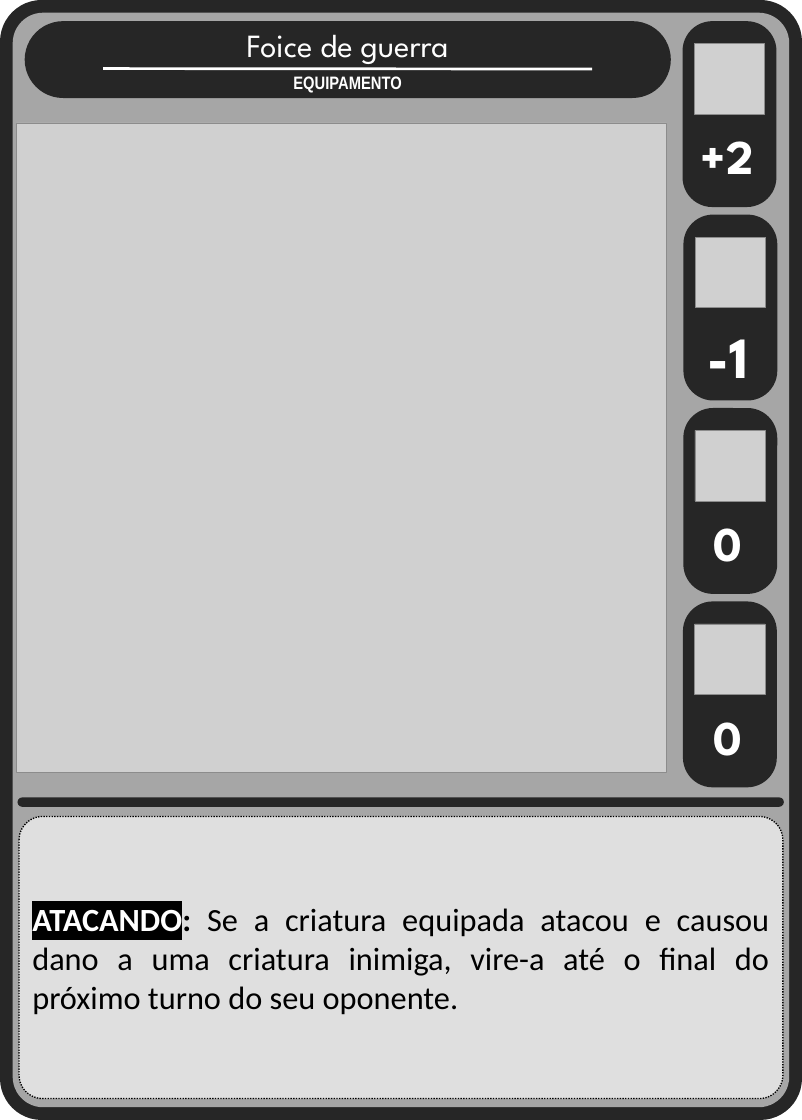
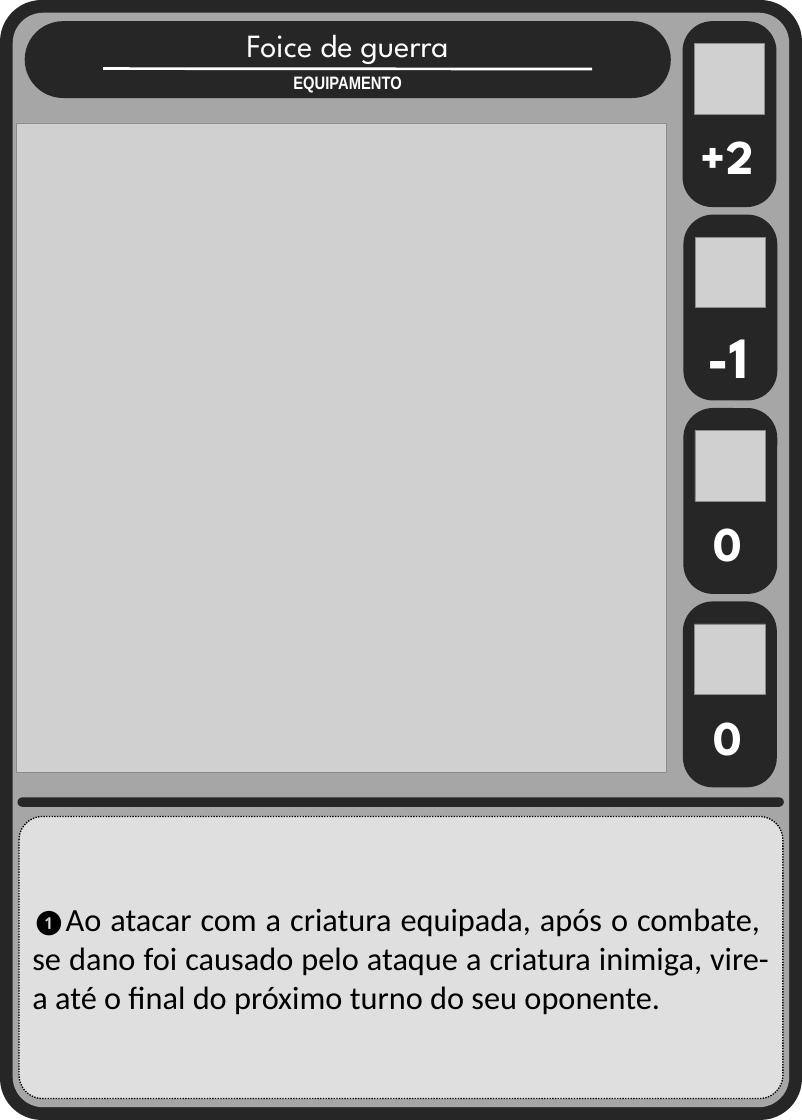
Before and after one commit to Aleyxom/Minimalist-Card-Game, a slide deck: slide 6 of slides tipos cartas/equipamentos.pptx. Drawn at 802x1120 pixels with LibreOffice and Linux fonts; fonts in the diff are those of the drawing; grey boxes stand for pictures. Boxes give left, top, right and bottom in pixels: in the first picture for what was removed or moved away, otherwise in the second. Text is boxed around its words. In the diff, an @@ line names an element or a change of style, - is before the commit and + after.

```diff
--- a/slides tipos cartas/equipamentos.pptx
+++ b/slides tipos cartas/equipamentos.pptx
@@ text in rounded rectangle at [32,908,769,1015]: text changed @@
-ATACANDO: Se a criatura equipada atacou e causou dano a uma criatura inimiga, vire-a até o final do próximo turno do seu oponente.
+❶Ao atacar com a criatura equipada, após o combate, se dano foi causado pelo ataque a criatura inimiga, vire-a até o final do próximo turno do seu oponente.
```
Also in this commit, not shown: 7 other slides changed, 5 other files.
